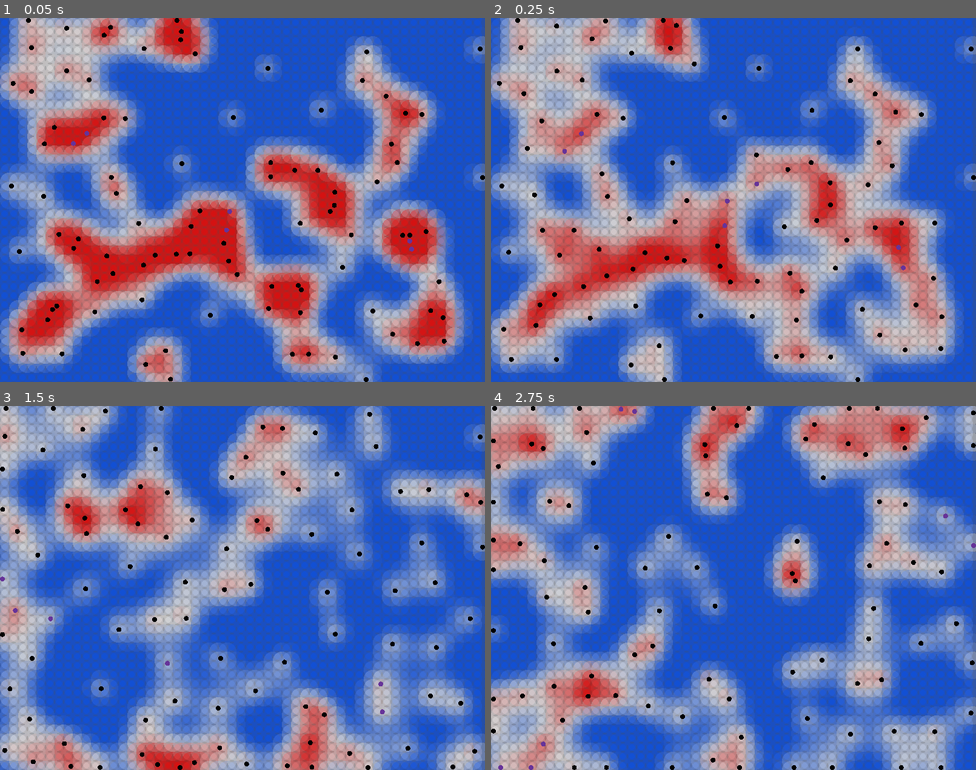
Above: before the commit, frames 1-4 (two rows, left to right).
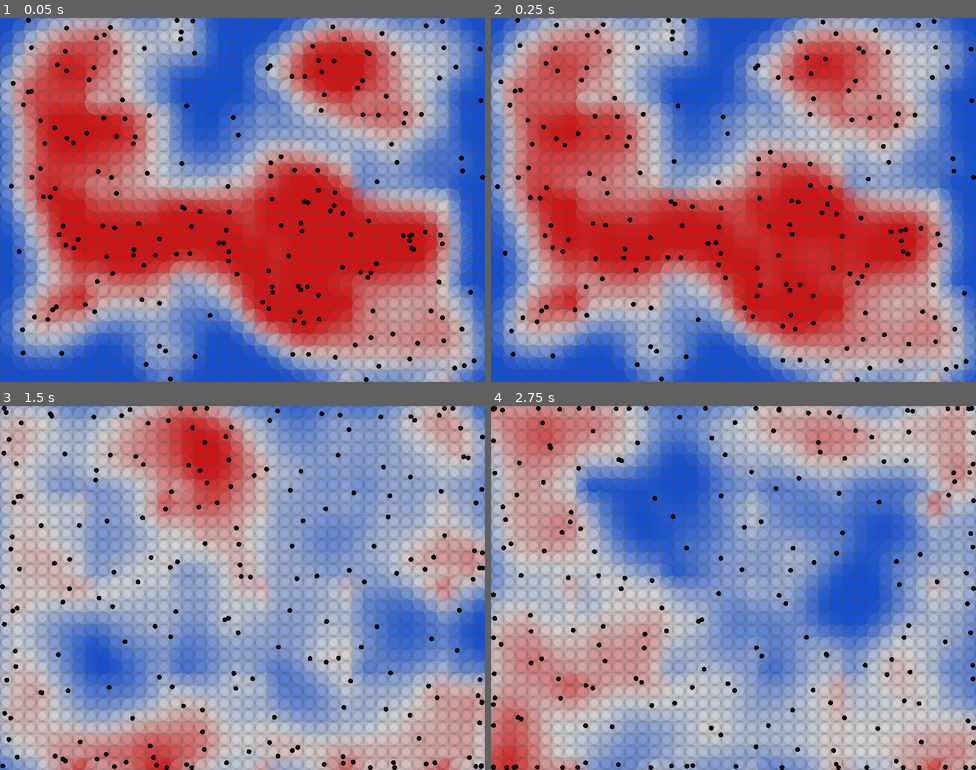
Above: after the commit, the same moments.

Repository: mark00vka/fluid-simulation
Game: Godot game, scene res://main.tscn
The game is run twice, just before and just after one commit, with the same random seed, the same clock (stepped at 60 frames per second) and the same inputs.
Inputs (mouse positions are in pixels of both pictures, inside the frame that each line leads up to):
- Up to frame 1 (0.05 s): no input
- Up to frame 2 (0.25 s): no input
- Up to frame 3 (1.5 s): tap Enter at 0.5 s; move the mouse to (349, 569) at 0.52 s; hold Up (ui_up) 0.53-1.25 s; tap O at 0.6 s; click (349, 569) at 0.67 s; drag from (145, 606) to (218, 660) at 1.27 s
- Up to frame 4 (2.75 s): move the mouse to (782, 507) at 2.02 s; hold Up (ui_up) from 2.03 s (still down); tap Shift at 2.1 s; click (782, 507) at 2.17 s

The runs differ from the first frame. In frame 1, 81% of the frame differs, in the area x 0-100%, y 0-100%; in frame 2, 85%; in frame 3, 88%; in frame 4, 88%.

Commit message:
optimization

Diff:
--- a/main.gd
+++ b/main.gd
@@ -20,7 +20,7 @@
 
 @export_category("")
 @export_range(0.01, 0.07, 0.001) var targetDensity : float = 1.0
-@export_range(1, 10, 0.1) var pressureMultiplier : float = 1.0
+@export_range(1, 100, 0.1) var pressureMultiplier : float = 1.0
 @export var densityGradient : Gradient
 
 var viewportSize : Vector2i = DisplayServer.window_get_size()
@@ -53,6 +53,7 @@
 
 	spatialLookup.generateSpatialLookup()
 
+
 	for i in range(particles.size()):
 		particles[i].update_densities()
 
@@ -77,11 +78,7 @@
 	var selected_particles = spatialLookup.get_particle_indices(get_global_mouse_position())
 
 	for i in range(particles.size()):
-		var densityError = inverse_lerp(targetDensity * 0.5, targetDensity * 1.5, particles[i].density)
-		if i in selected_particles:
-			draw_circle(particles[i].position, particleRadius, Color.REBECCA_PURPLE)
-		else:
-			draw_circle(particles[i].position, particleRadius, Color.BLACK)
+		draw_circle(particles[i].position, particleRadius, Color.BLACK)
 
 
 func sample_gradient(l : float):
@@ -91,8 +88,8 @@
 func calculate_density(pos: Vector2):
 	var density = 0
 
-	for particle in particles:
-		var dst = pos.distance_to(particle.position)
+	for particleIndex in spatialLookup.get_particle_indices(pos):
+		var dst = pos.distance_to(particles[particleIndex].position)
 		var influence = SmoothingFunction.smoothing_kernel(smoothingRadius, dst)
 		density += mass * influence
 
@@ -127,9 +124,9 @@
 func calculate_pressure_force(particle: Particle):
 	var pressureForce = Vector2.ZERO
 
-	for otherParticle in particles:
+	for otherParticleIndex in spatialLookup.get_particle_indices(particle.position):
 		var pos = particle.position
-
+		var otherParticle = particles[otherParticleIndex]
 		if otherParticle.position == pos: continue
 
 		var dst = pos.distance_to(otherParticle.position)
@@ -143,7 +140,6 @@
 
 
 func _input(event):
-
 	if event is InputEventKey and event.pressed and event.keycode == KEY_T:
 		always_on_top = !always_on_top
 		DisplayServer.window_set_flag(DisplayServer.WINDOW_FLAG_ALWAYS_ON_TOP, always_on_top)
--- a/main.tscn
+++ b/main.tscn
@@ -14,11 +14,13 @@
 grow_horizontal = 2
 grow_vertical = 2
 script = ExtResource("1_jfgaf")
+numberOfParticles = 200
 particleRadius = 4.0
-smoothingRadius = 90.0
+s = 20
+smoothingRadius = 150.0
 gravity = 0.0
 damping = 0.4
-targetDensity = 0.024
+targetDensity = 0.054
 pressureMultiplier = 10.0
 densityGradient = SubResource("Gradient_54mrv")
 
--- a/spatial_lookup.gd
+++ b/spatial_lookup.gd
@@ -1,6 +1,8 @@
 class_name SpatialLookup
 
-var lookupSize = 20
+const offsets = [Vector2i(-1, -1), Vector2i(0, -1),Vector2i(+1, -1),
+				Vector2i(-1, 0),Vector2i(0, 0),Vector2i(0, +1),
+				Vector2i(+1, -1),Vector2i(+1, 0),Vector2i(+1, +1)]
 
 var spatialLookup: Array[Array]
 var spatialIndices: Array[int]
@@ -10,16 +12,32 @@
 func global_to_cell(global_coords:Vector2):
 	return Vector2i(global_coords / simulation.smoothingRadius)
 
+
 func get_cell_key(coords:Vector2):
 	var cell_coords = global_to_cell(coords)
-	var m = 1009
-	var n = 1013
+	return coords_to_cell_key(cell_coords)
+
+
+func coords_to_cell_key(cell_coords: Vector2i):
+	const m = 1009
+	const n = 1013
 	var hash = cell_coords.x * m + cell_coords.y * n
-	return hash % lookupSize
+	return hash % simulation.particles.size()
+
+
+func get_neighbor_cell_keys(coords: Vector2):
+	var cell_coords = global_to_cell(coords)
+	var cell_keys = []
+
+	for offset in offsets:
+		cell_keys.append(coords_to_cell_key(cell_coords + offset))
+
+	return cell_keys
+
 
 func generateSpatialLookup():
 	spatialLookup.resize(simulation.particles.size())
-	spatialIndices.resize(lookupSize)
+	spatialIndices.resize(simulation.particles.size())
 	spatialIndices.fill(-1)
 
 	for i in range(simulation.particles.size()):
@@ -34,14 +52,21 @@
 			prev = ind
 			spatialIndices[ind] = i
 
-
-func get_particle_indices(coords:Vector2):
-	var cell_key = get_cell_key(coords)
-	var start = spatialIndices[cell_key]
+func get_indices_in_cell(cell_key: int):
 	var indices = []
 	var size = spatialLookup.size()
+	var start = spatialIndices[cell_key]
 
 	while start < size && spatialLookup[start][0] == cell_key:
 		indices.append(spatialLookup[start][1])
 		start += 1
 	return indices
+
+func get_particle_indices(coords:Vector2):
+	var cell_keys = get_neighbor_cell_keys(coords)
+	var indices = []
+
+	for cell_key in cell_keys:
+		indices.append_array(get_indices_in_cell(cell_key))
+
+	return indices
